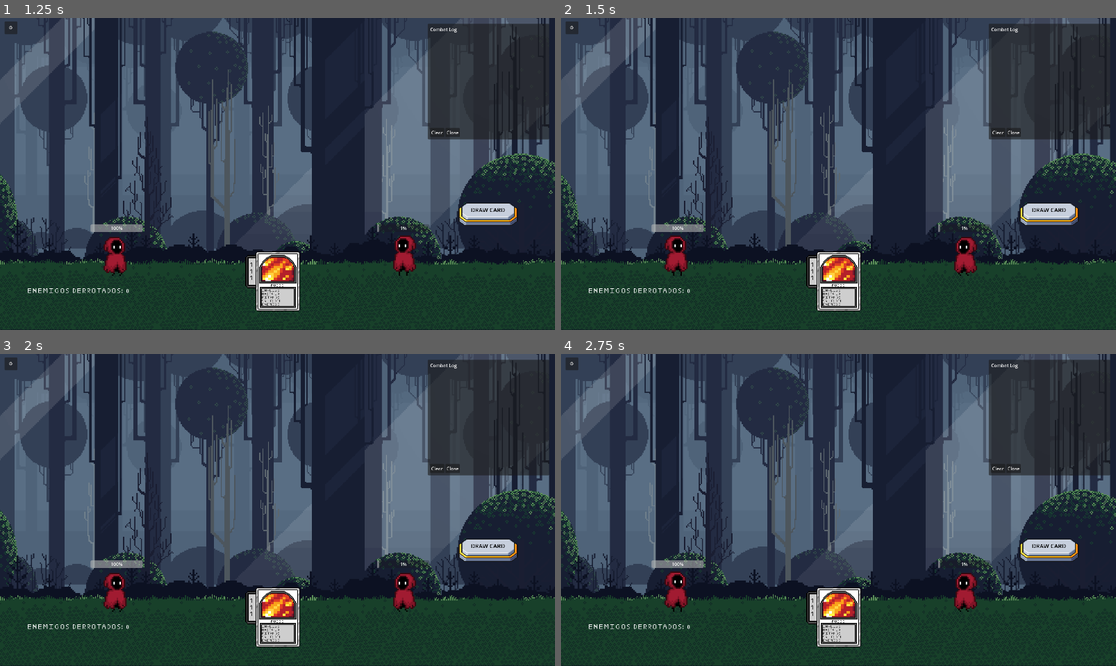
Above: before the commit, frames 1-4 (two rows, left to right).
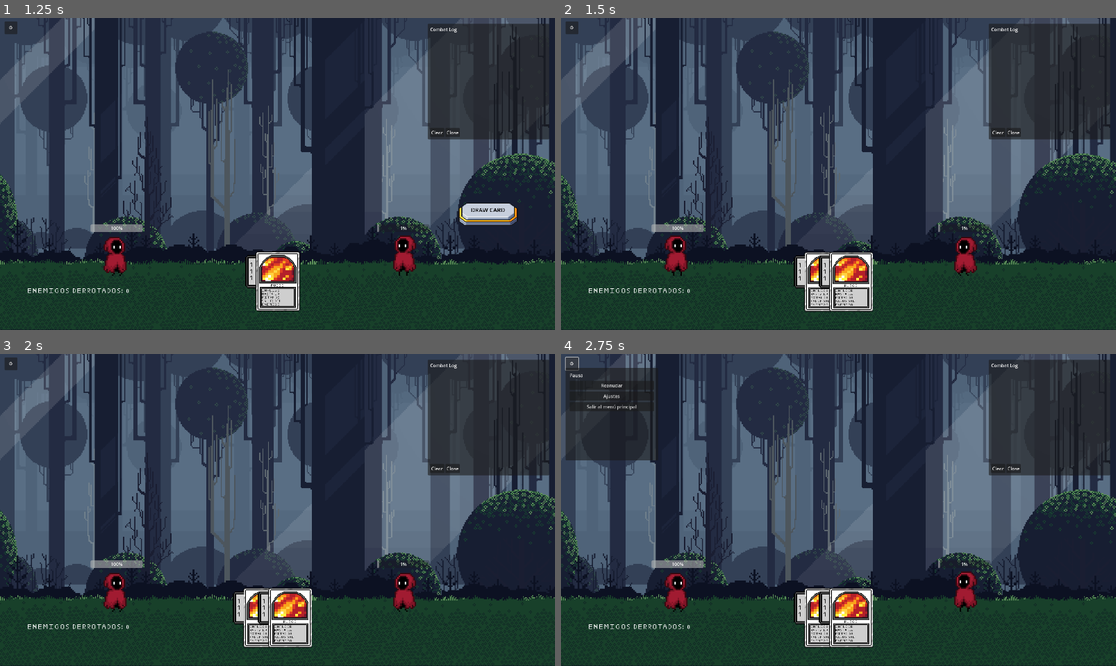
Above: after the commit, the same moments.

Repository: u1751855481-maker/quantumdeck
Game: Godot game, scene res://scenes/main_menu.tscn
Two runs of this game, one before a commit and one after it. Both use one fixed random seed, a clock stepped at 60 frames per second and the inputs below.
Inputs:
- Up to frame 1 (1.25 s): click "Iniciar juego" at 0.5 s
- Up to frame 2 (1.5 s): click "DRAW CARD" at 1.25 s
- Up to frame 3 (2 s): no input
- Up to frame 4 (2.75 s): click "⚙" at 2 s

Frame 1 is identical in both runs. In frame 2, 2.9% of the frame differs, in the area x 41-94%, y 59-95%; in frame 3, 2.9%; in frame 4, 7.4%, in the area x 0-94%, y 0-95%.

Commit message:
Fix gameplay input lock and pause menu interaction issues

Diff:
--- a/scenes/pause_menu.tscn
+++ b/scenes/pause_menu.tscn
@@ -2,8 +2,14 @@
 
 [ext_resource type="Script" path="res://scripts/pause_menu.gd" id="1_1"]
 
-[node name="PauseMenu" type="CanvasLayer"]
-layer = 20
+[node name="PauseMenu" type="Control"]
+layout_mode = 3
+anchors_preset = 15
+anchor_right = 1.0
+anchor_bottom = 1.0
+grow_horizontal = 2
+grow_vertical = 2
+mouse_filter = 2
 script = ExtResource("1_1")
 
 [node name="PauseToggleButton" type="Button" parent="."]
--- a/scenes/ui/ui_root.tscn
+++ b/scenes/ui/ui_root.tscn
@@ -13,6 +13,7 @@
 anchor_bottom = 1.0
 grow_horizontal = 2
 grow_vertical = 2
+mouse_filter = 2
 
 [node name="FadeRect" type="ColorRect" parent="."]
 visible = false
--- a/scripts/deck_hand.gd
+++ b/scripts/deck_hand.gd
@@ -15,7 +15,7 @@
 @onready var BattleManagerAux: BattleManager = $Battle_Manager
 @onready var CardSpell2Scene: PackedScene = preload("res://scenes/cards/card_spell_heal.tscn")
 @onready var UIManager: CanvasLayer = $UIRoot
-var PauseMenu: CanvasLayer
+var PauseMenu: Control
 var DebugOverlay: Control
 var OutputCard: Card
 var CurrentCard: Card
--- a/scripts/pause_menu.gd
+++ b/scripts/pause_menu.gd
@@ -1,4 +1,4 @@
-extends CanvasLayer
+extends Control
 
 signal requested_close
 signal requested_open_settings
@@ -59,7 +59,6 @@
 	show_view("main")
 	animate_panel(PANEL_HIDDEN_Y)
 	pause_closed.emit()
-	requested_close.emit()
 
 func set_pause_enabled(enabled: bool) -> void:
 	ToggleButton.visible = enabled
